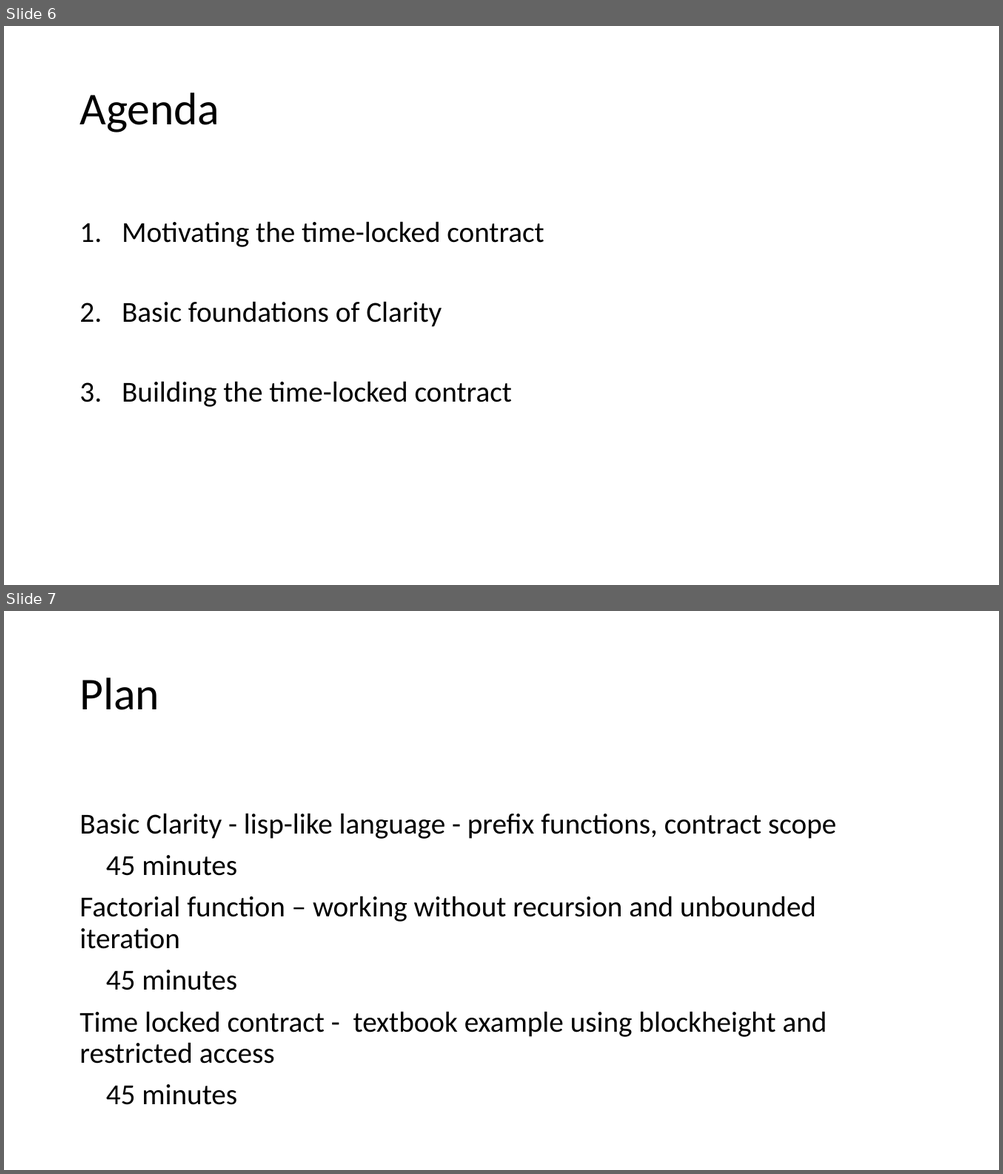
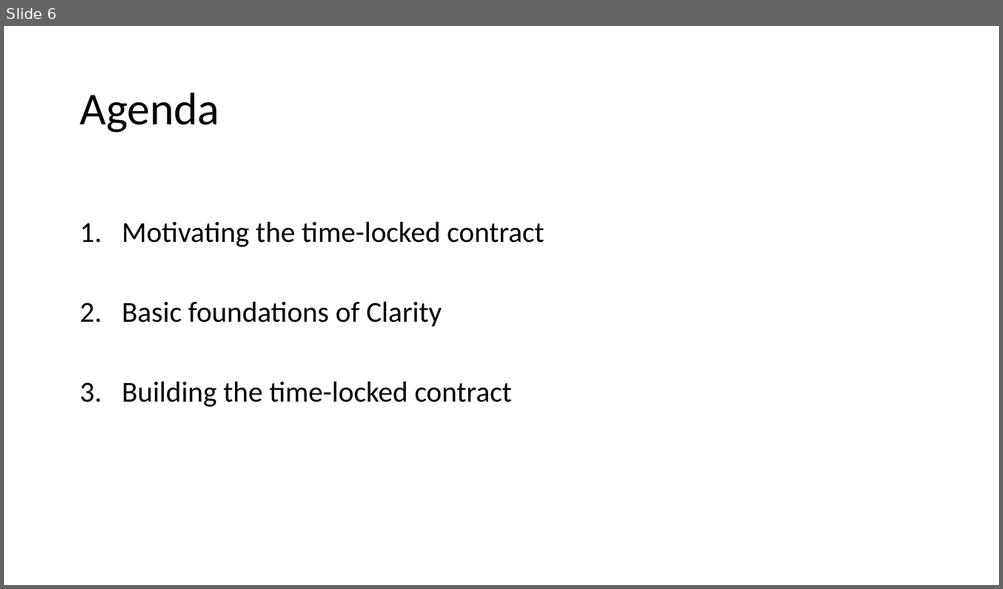
Before and after one commit to wonder-phil/ClarityWorkshopMain, a slide deck: Agenda.pptx. Shown one above the other, each under a label of ours: slides 6 and 7 before the commit, slide 6 after it. The pictures are 1003x1174 and 1003x589 pixels, drawn with LibreOffice and Linux fonts; fonts in the diff are those of the drawing. Boxes give left, top, right and bottom in pixels: in the first picture for what was removed or moved away, otherwise in the second. Text is boxed around its words. In the diff, an @@ line names an element or a change of style, - is before the commit and + after.

```diff
--- a/Agenda.pptx
+++ b/Agenda.pptx
@@ slide 7 removed at [4, 611, 999, 1170], background #FFFFFF @@
@@ title removed at [79, 678, 159, 710] @@
-Plan
@@ text removed at [79, 813, 836, 1105] @@
-Basic Clarity - lisp-like language - prefix functions, contract scope
-45 minutes
-Factorial function – working without recursion and unbounded iteration
-45 minutes
-Time locked contract - textbook example using blockheight and restricted access
-45 minutes
```
Also in this commit, not shown: 1 slide added, 6 other files.
